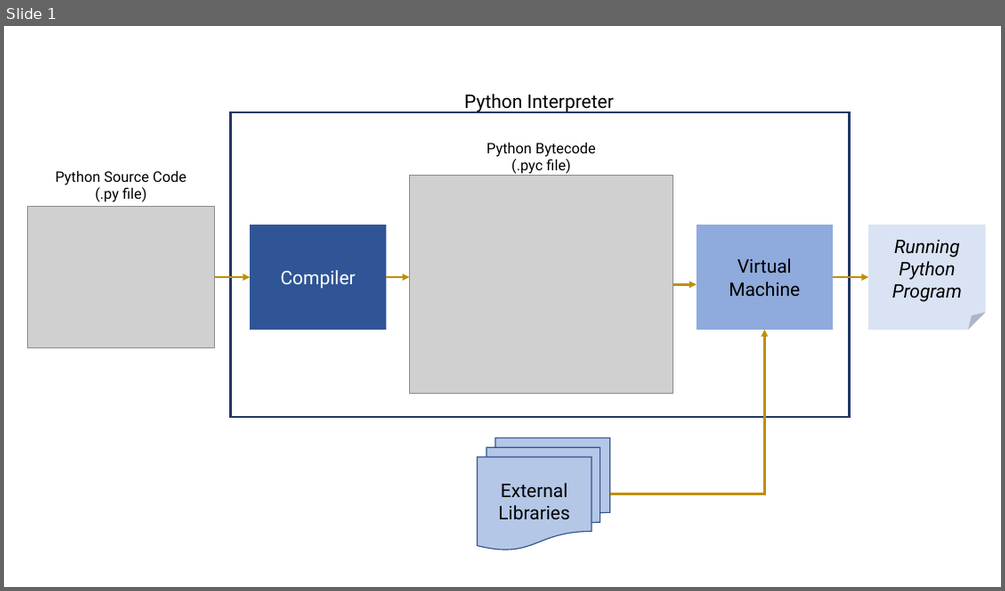
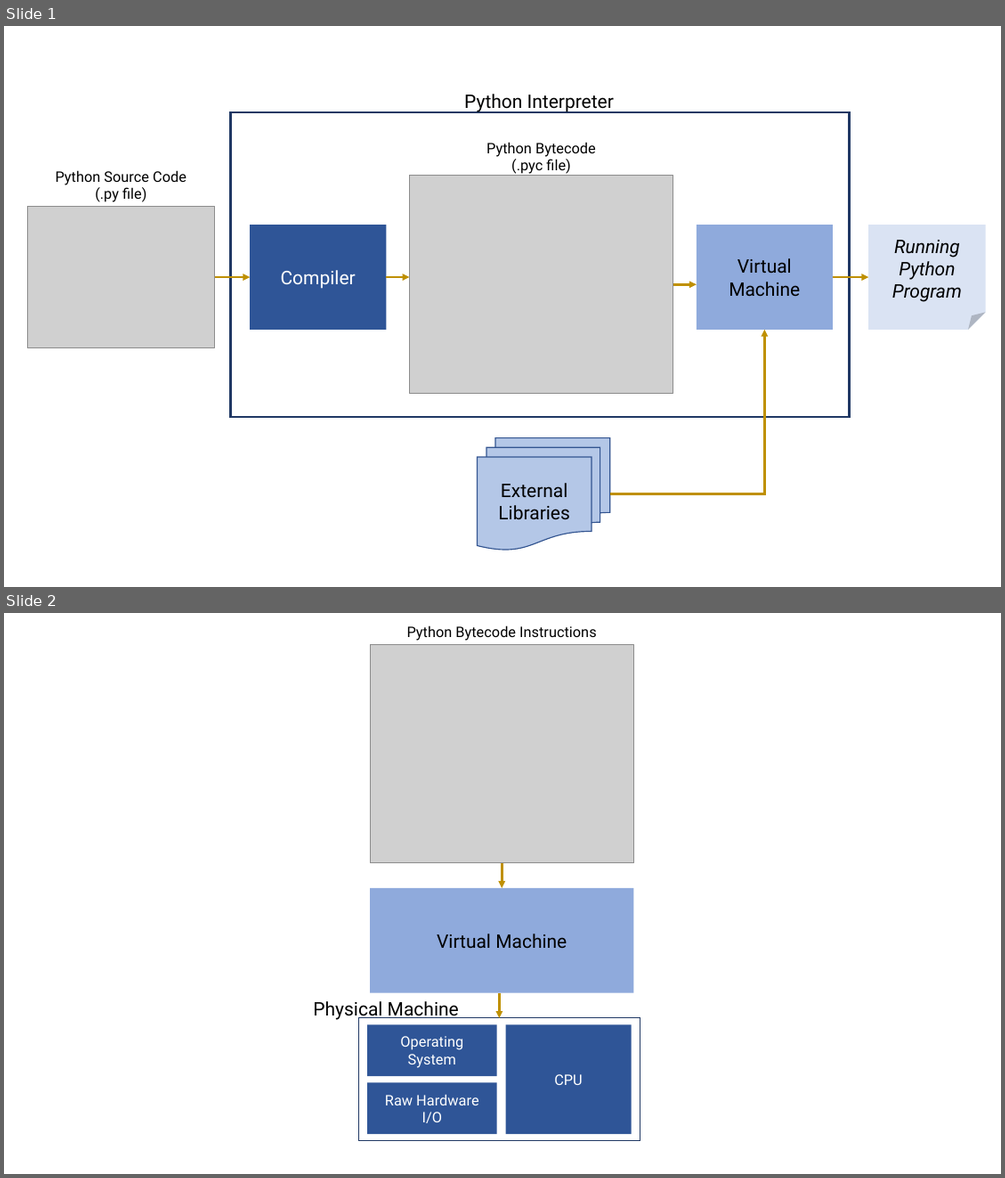
Before and after one commit to smevirtual/python_fundamentals_workshop, a slide deck: day1/Images for Jupyter Notebook - Day 1.pptx. Shown one above the other, each under a label of ours: slide 1 before the commit, slides 1 and 2 after it. The pictures are 1005x591 and 1005x1178 pixels, drawn with LibreOffice and Linux fonts; fonts in the diff are those of the drawing; grey boxes stand for pictures. Boxes give left, top, right and bottom in pixels: in the first picture for what was removed or moved away, otherwise in the second. Text is boxed around its words. In the diff, an @@ line names an element or a change of style, - is before the commit and + after.

```diff
--- a/day1/Images for Jupyter Notebook - Day 1.pptx
+++ b/day1/Images for Jupyter Notebook - Day 1.pptx
@@ slide 2 added at (x1=4, y1=613, x2=1001, y2=1174), background #FFFFFF @@
@@ text added at (x1=407, y1=625, x2=596, y2=641), 14 pt, text #000000 @@
+Python Bytecode Instructions
@@ picture added at (x1=370, y1=644, x2=633, y2=863) @@
@@ arrow added from (502, 863) to (502, 888), #BF9000 2.25 pt @@
@@ rectangle added at (x1=370, y1=888, x2=633, y2=993), fill #8FAADC, 18 pt, text #000000 @@
+Virtual Machine
@@ text added at (x1=313, y1=1001, x2=459, y2=1021), 18 pt, text #000000 @@
+Physical Machine
@@ arrow added from (499, 993) to (499, 1018), #BF9000 2.25 pt @@
@@ rectangle added at (x1=358, y1=1018, x2=639, y2=1141), outline #203864 1 pt @@
@@ rectangle added at (x1=367, y1=1024, x2=497, y2=1076), fill #2F5597, 14 pt, text #FFFFFF @@
+Operating System
@@ rectangle added at (x1=506, y1=1024, x2=631, y2=1134), fill #2F5597, 14 pt, text #FFFFFF @@
+CPU
@@ rectangle added at (x1=367, y1=1083, x2=497, y2=1135), fill #2F5597, 14 pt, text #FFFFFF @@
+Raw Hardware I/O
```
Also in this commit, not shown: 14 other slides added, 29 other files.
